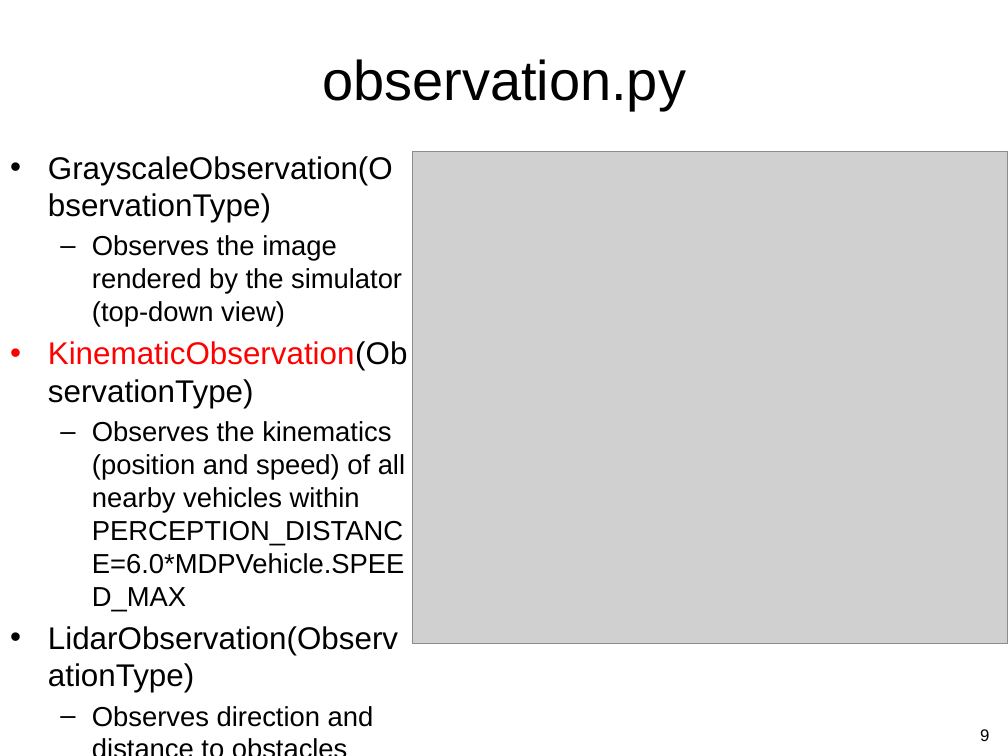
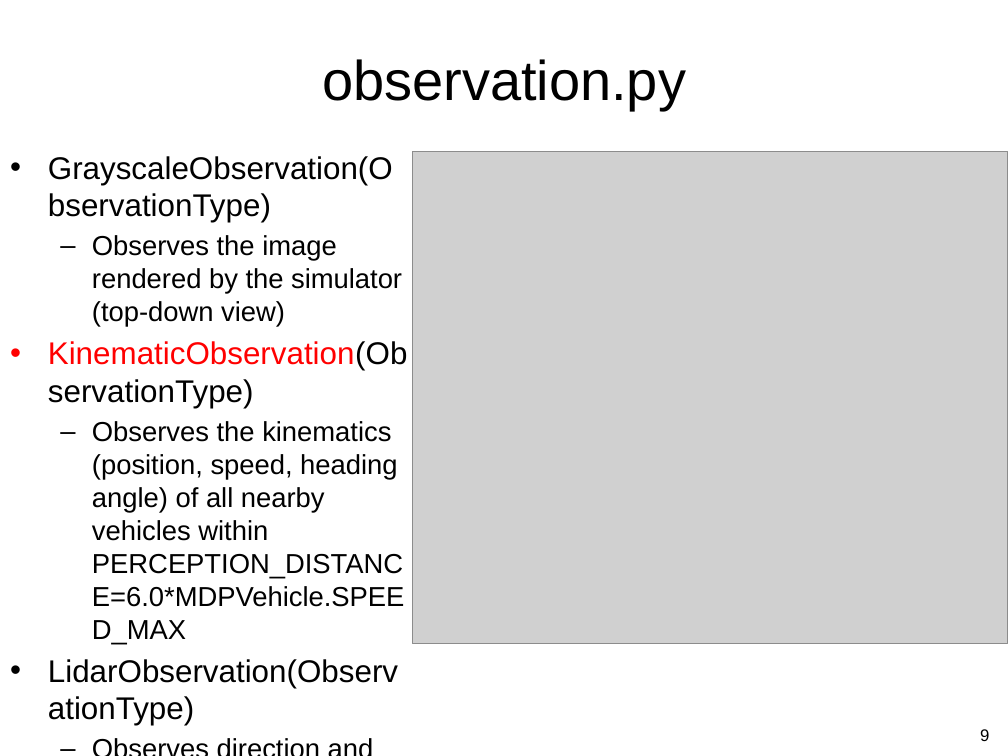
Before and after one commit to guzonghua/saav, a slide deck: slide 9 of PPTs/Lab3 Highway Env.pptx. Drawn at 1008x756 pixels with LibreOffice and Linux fonts; fonts in the diff are those of the drawing; grey boxes stand for pictures. Boxes give left, top, right and bottom in pixels: in the first picture for what was removed or moved away, otherwise in the second. Text is boxed around its words. In the diff, an @@ line names an element or a change of style, - is before the commit and + after.

```diff
--- a/PPTs/Lab3 Highway Env.pptx
+++ b/PPTs/Lab3 Highway Env.pptx
@@ text at (x1=92, y1=421, x2=404, y2=644): text changed @@
-  – Observes the kinematics (position and speed) of all nearby vehicles within PERCEPTION_DISTANCE=6.0*MDPVehicle.SPEED_MAX
+  – Observes the kinematics (position, speed, heading angle) of all nearby vehicles within PERCEPTION_DISTANCE=6.0*MDPVehicle.SPEED_MAX
```
Also in this commit, not shown: 2 other slides changed, 5 other files.
